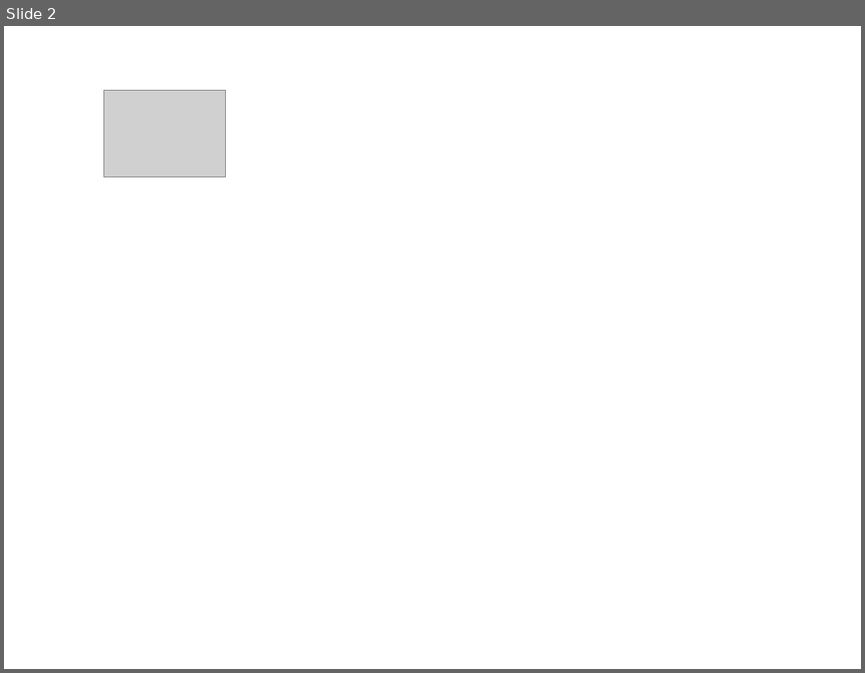
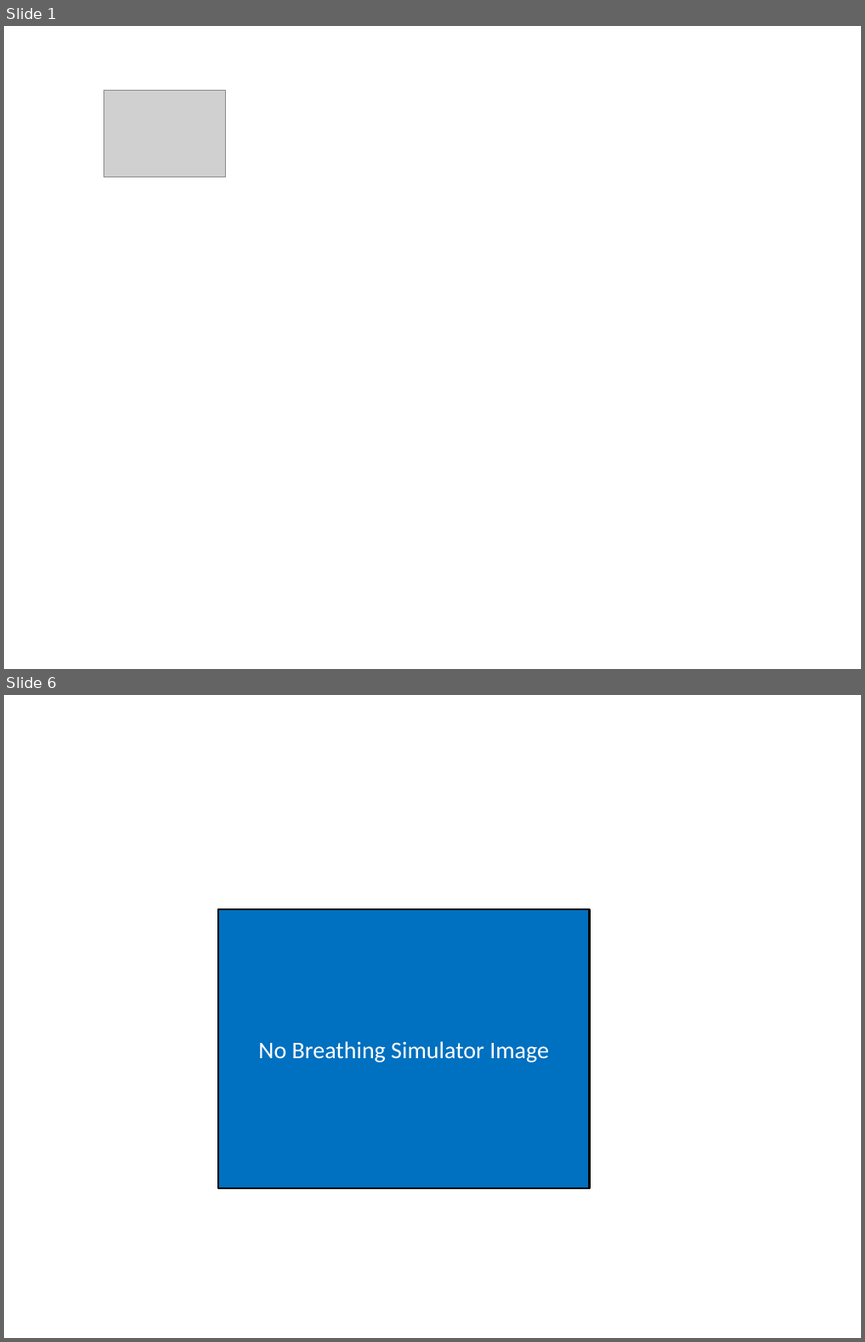
Before and after one commit to shawnhuyiwen/pulse, a slide deck: docs/Figures/MechanicalVentilatorWorking.pptx. Shown one above the other, each under a label of ours: slide 2 before the commit, slides 1 and 6 after it; the slides between them are not shown. The pictures are 865x673 and 865x1342 pixels, drawn with LibreOffice and Linux fonts; fonts in the diff are those of the drawing; grey boxes stand for pictures. Boxes give left, top, right and bottom in pixels: in the first picture for what was removed or moved away, otherwise in the second. Text is boxed around its words. In the diff, an @@ line names an element or a change of style, - is before the commit and + after.

```diff
--- a/docs/Figures/MechanicalVentilatorWorking.pptx
+++ b/docs/Figures/MechanicalVentilatorWorking.pptx
@@ slide 6 added at <box>4,695,861,1338</box>, background #FFFFFF @@
@@ rectangle added at <box>218,909,589,1188</box>, fill #0070C0, outline #000000 2 pt, 20 pt, text #FFFFFF @@
+No Breathing Simulator Image
@@ what was slide 2 is now slide 1 @@
```
Also in this commit, not shown: 4 other slides added, 1 slide removed, 6 other files.
